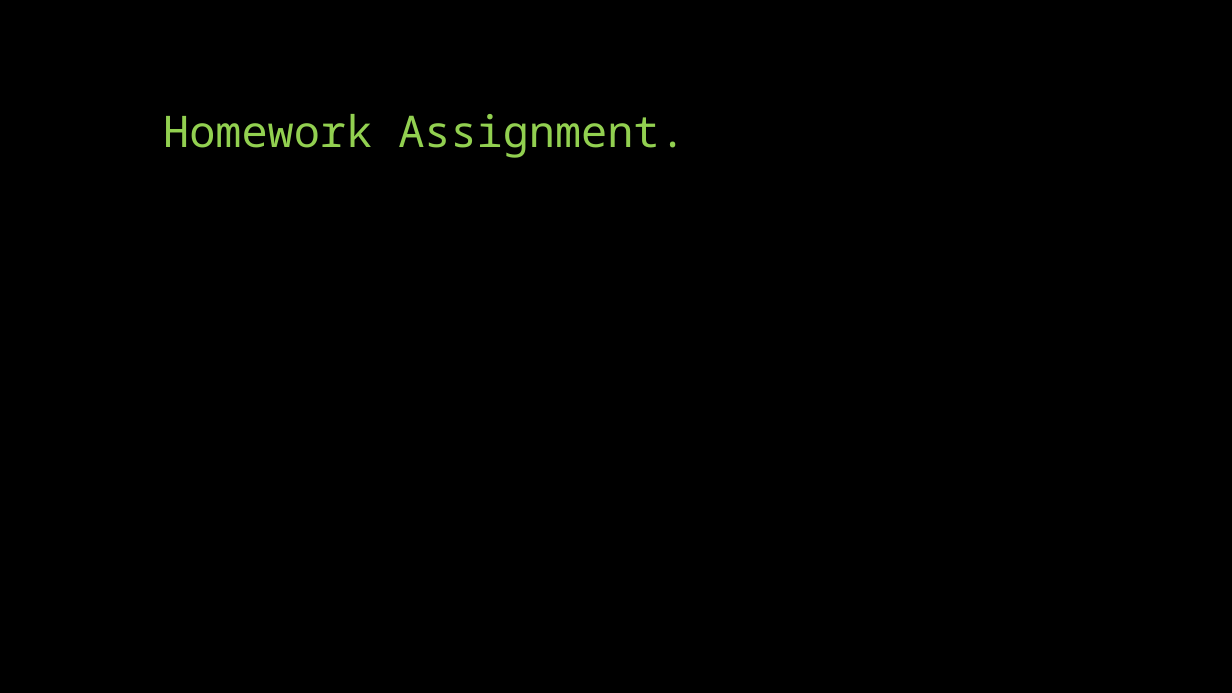
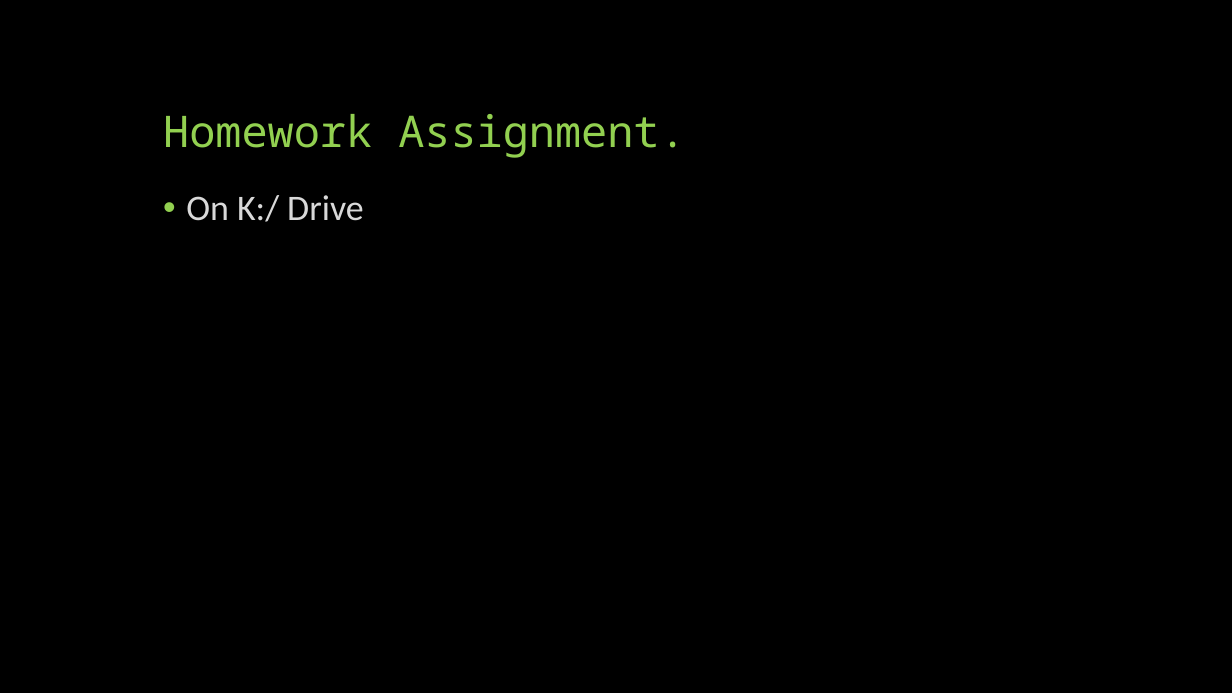
Before and after one commit to yilianz/CSCI125, a slide deck: slide 28 of LectureNotes/PythonControlStructure.pptx (slide 18 before the commit). Drawn at 1232x693 pixels with LibreOffice and Linux fonts; fonts in the diff are those of the drawing. Boxes give left, top, right and bottom in pixels: in the first picture for what was removed or moved away, otherwise in the second. Text is boxed around its words. In the diff, an @@ line names an element or a change of style, - is before the commit and + after.

```diff
--- a/LectureNotes/PythonControlStructure.pptx
+++ b/LectureNotes/PythonControlStructure.pptx
@@ text added at box(186, 195, 364, 222), 28 pt, text #D9D9D9 @@
+• On K:/ Drive
```
Also in this commit, not shown: 4 other slides changed, 10 slides added, 2 other files.
